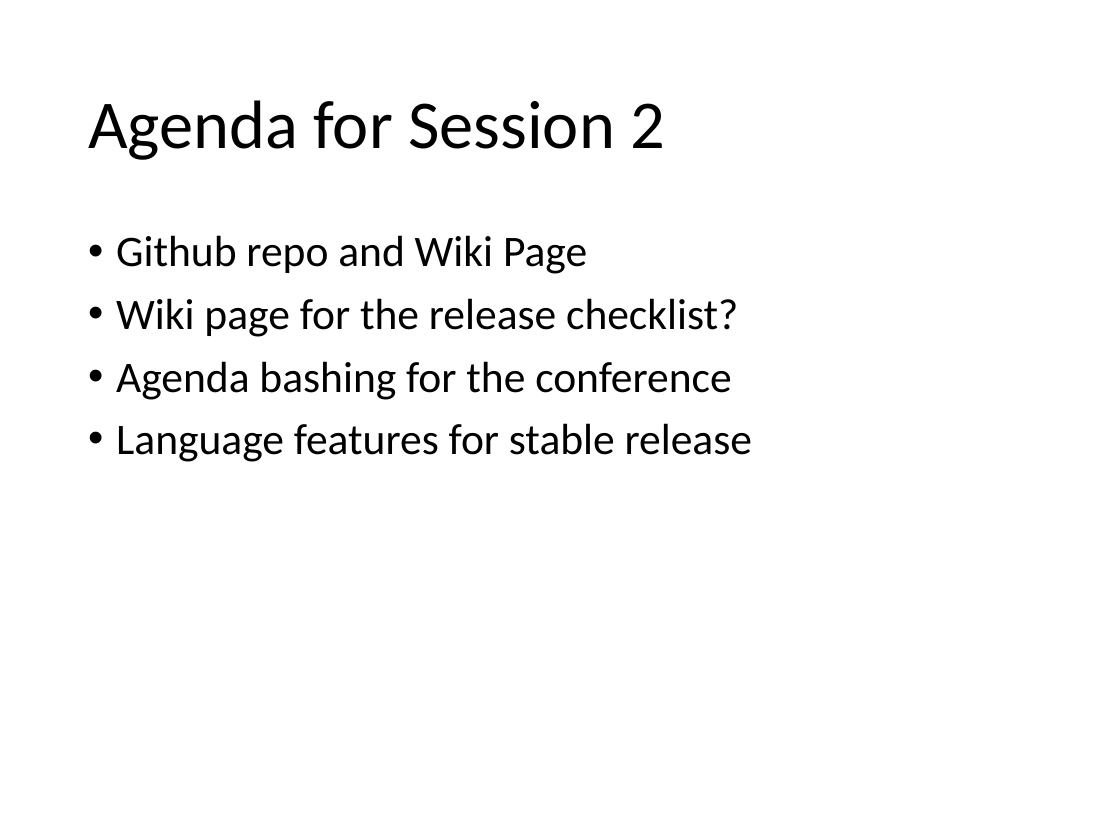
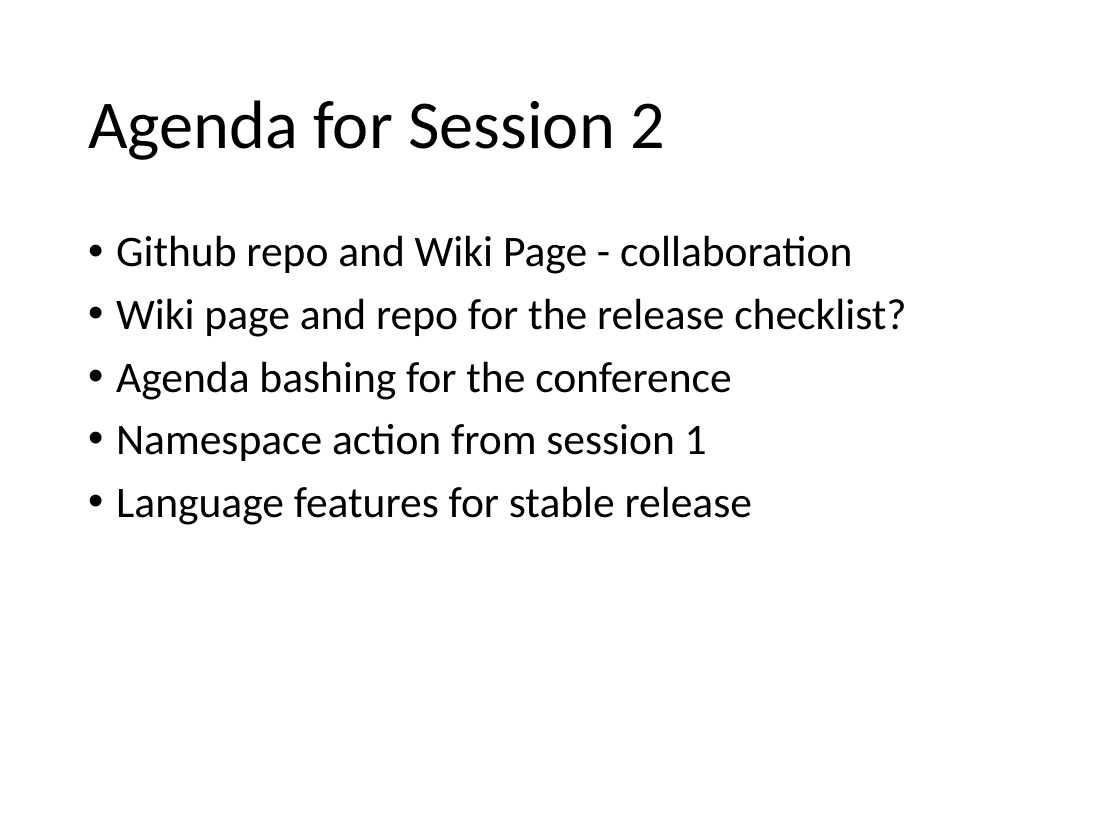
Before and after one commit to one-data-model/Conference2020, a slide deck: slide 2 of Session2.pptx. Drawn at 1120x840 pixels with LibreOffice and Linux fonts; fonts in the diff are those of the drawing. Boxes give left, top, right and bottom in pixels: in the first picture for what was removed or moved away, otherwise in the second. Text is boxed around its words. In the diff, an @@ line names an element or a change of style, - is before the commit and + after.

Commit message:
Update schedule + slides
update from 5/6 Session 2

```diff
--- a/Session2.pptx
+++ b/Session2.pptx
@@ text at [116,235,906,337]: text changed @@
-• Github repo and Wiki Page
-• Wiki page for the release checklist?
+• Github repo and Wiki Page - collaboration
+• Wiki page and repo for the release checklist?
@@ text at [116,424,707,461]: paragraph added @@
+• Namespace action from session 1
```
Also in this commit, not shown: 1 other slide changed, 1 slide added, 1 other file.
